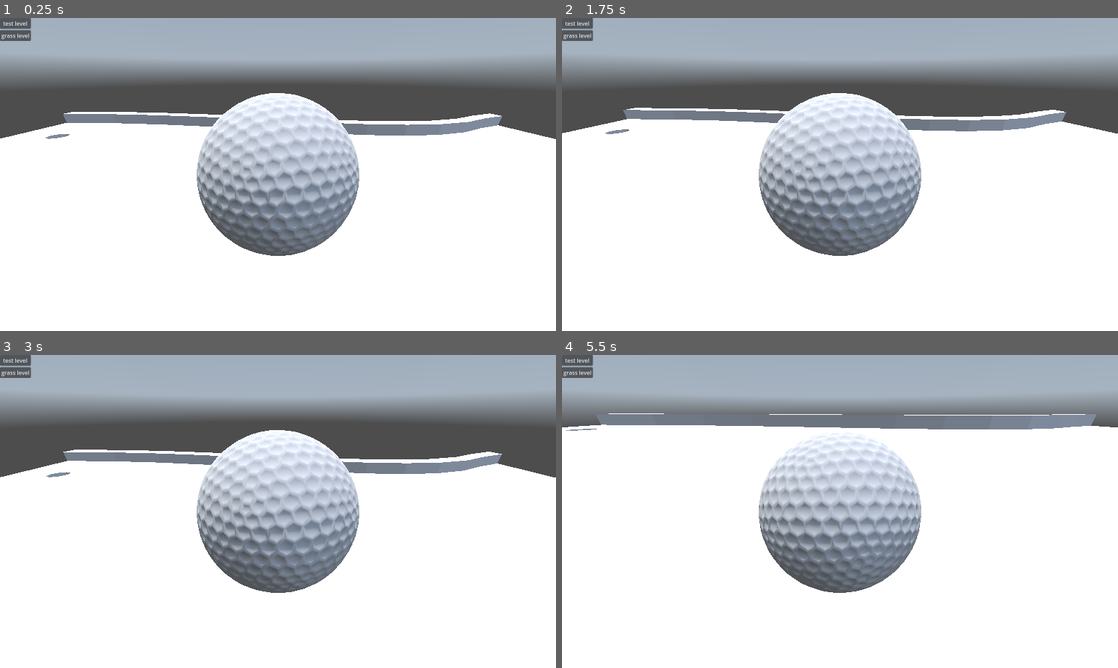
Above: before the commit, frames 1-4 (two rows, left to right).
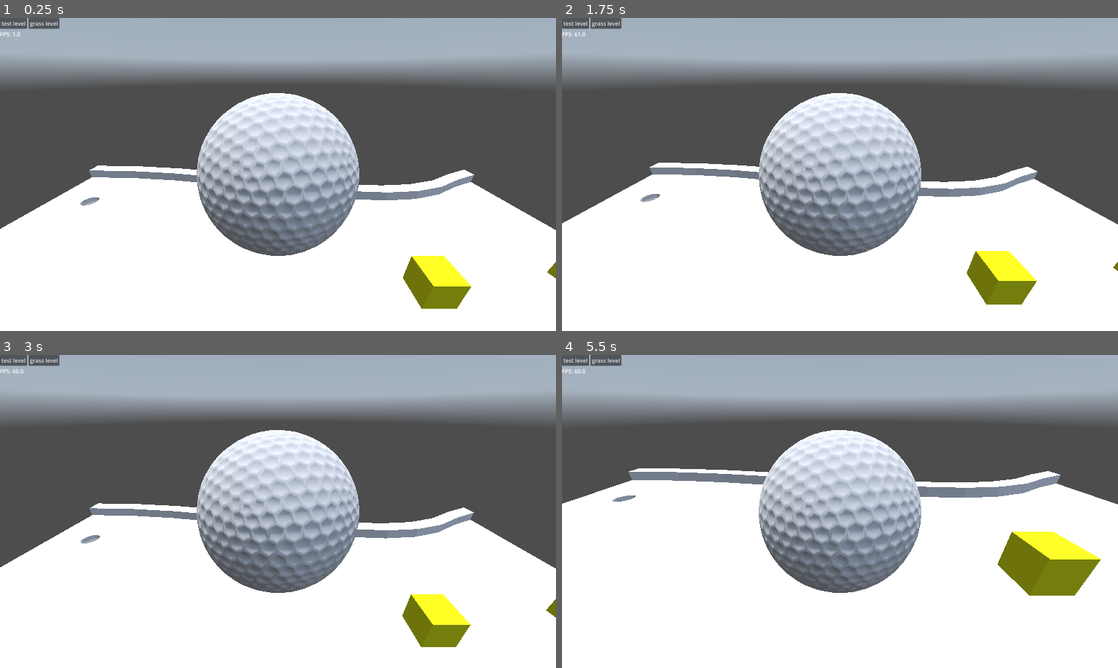
Above: after the commit, the same moments.

Repository: Felix754/godot-golf-game
Game: Godot game, scene res://Assets/Scenes/main.tscn
Same seed, same stepped clock (60 frames per second), same inputs: the game is played once before the commit and once after it. A sky picture missing from this copy of the repository is replaced by a grey-blue gradient.
Inputs (mouse positions are in pixels of both pictures, inside the frame that each line leads up to):
- Up to frame 1 (0.25 s): no input
- Up to frame 2 (1.75 s): click "test level" at 0.5 s; click "grass level" at 1.25 s
- Up to frame 3 (3 s): click "test level" at 2 s; click "grass level" at 2.75 s
- Up to frame 4 (5.5 s): click "test level" at 3.5 s; click "grass level" at 4.25 s; tap Enter at 5 s; move the mouse to (962, 495) at 5.02 s; tap Space at 5.1, 5.27 s; click (962, 495) at 5.17 s

The runs differ from the first frame. In frame 1, 19% of the frame differs, in the area x 0-100%, y 0-93%; in frame 2, 19%; in frame 3, 18%; in frame 4, 26%, in the area x 0-100%, y 0-77%.

Commit message:
New star collection mechanics, improved physics, and minor improvements
Physics:
-Implemented bounciness for different surfaces
-Removed unnecessary checks in check_surface()
-Minor changes to the structure of the check_surface() function
-Changed Physics Ticks per Second from 60 to 120 for better ball-object collision
-Fixed a bug with poor collisions

Mechanics:
-Added star collection mechanics
-Added functions for: finding stars in the level, removing stars after collection, and updating the collected stars counter

UI:
-Added an FPS counter to monitor scene load

Other:
-Minor changes to script code structure
-Reduced terminal output from golf_ball.gd for easier terminal analysis

Diff:
--- /dev/null
+++ b/golf/Assets/Scenes/check_star.tscn
@@ -0,0 +1,26 @@
+[gd_scene load_steps=5 format=3 uid="uid://bb2nmsg4wym8s"]
+
+[ext_resource type="Script" uid="uid://d3nxqlehapjg4" path="res://Assets/Scripts/check_star.gd" id="1_h21eq"]
+
+[sub_resource type="BoxShape3D" id="BoxShape3D_77g2t"]
+
+[sub_resource type="StandardMaterial3D" id="StandardMaterial3D_fv3b8"]
+albedo_color = Color(1, 1, 0, 1)
+
+[sub_resource type="BoxMesh" id="BoxMesh_h21eq"]
+
+[node name="Check_star" type="Node3D"]
+script = ExtResource("1_h21eq")
+
+[node name="Area3D" type="Area3D" parent="."]
+transform = Transform3D(10, 0, 0, 0, 10, 0, 0, 0, 10, 0, 0, 0)
+
+[node name="CollisionShape3D" type="CollisionShape3D" parent="Area3D"]
+shape = SubResource("BoxShape3D_77g2t")
+
+[node name="MeshInstance3D" type="MeshInstance3D" parent="."]
+transform = Transform3D(10, 0, 0, 0, 10, 0, 0, 0, 10, 0, 0, 0)
+material_override = SubResource("StandardMaterial3D_fv3b8")
+mesh = SubResource("BoxMesh_h21eq")
+
+[connection signal="body_entered" from="Area3D" to="." method="_on_area_3d_body_entered"]
--- a/golf/Assets/Scenes/main.tscn
+++ b/golf/Assets/Scenes/main.tscn
@@ -6,6 +6,8 @@
 [ext_resource type="PackedScene" uid="uid://km0jk5ouro1p" path="res://Assets/Scenes/hole.tscn" id="4_jjvhh"]
 [ext_resource type="Script" uid="uid://bdjq881ii2v15" path="res://Assets/Scripts/game_manager.gd" id="5_rvsrt"]
 [ext_resource type="Texture2D" uid="uid://xd3dcgaryd32" path="res://Assets/Textures/skybox.exr" id="6_nacht"]
+[ext_resource type="PackedScene" uid="uid://bb2nmsg4wym8s" path="res://Assets/Scenes/check_star.tscn" id="7_acsc0"]
+[ext_resource type="Script" uid="uid://d6cytvaixtqx" path="res://Assets/Scripts/fps_counter.gd" id="7_f8o6k"]
 
 [sub_resource type="PanoramaSkyMaterial" id="PanoramaSkyMaterial_acsc0"]
 panorama = ExtResource("6_nacht")
@@ -27,7 +29,7 @@
 transform = Transform3D(1, 0, 0, 0, 0.23005, 0.973179, 0, -0.973179, 0.23005, 0, 94.1379, 76.0383)
 
 [node name="golfBall" parent="." node_paths=PackedStringArray("camera") instance=ExtResource("2_bo1nx")]
-transform = Transform3D(1, 0, 0, 0, 1, 0, 0, 0, 1, 0.0113602, 33.7853, -0.0798435)
+transform = Transform3D(1, 0, 0, 0, 1, 0, 0, 0, 1, 0.0113602, 69.1776, -0.0798435)
 camera = NodePath("../Camera3D")
 
 [node name="Camera3D" type="Camera3D" parent="." node_paths=PackedStringArray("target")]
@@ -47,13 +49,14 @@
 [node name="UI" type="Control" parent="."]
 layout_mode = 3
 anchors_preset = 0
-offset_right = 40.0
-offset_bottom = 40.0
+offset_right = 1600.0
+offset_bottom = 900.0
 
 [node name="GridContainer" type="GridContainer" parent="UI"]
 layout_mode = 0
-offset_right = 40.0
-offset_bottom = 40.0
+offset_right = 1600.0
+offset_bottom = 900.0
+columns = 2
 
 [node name="Button_test" type="Button" parent="UI/GridContainer"]
 layout_mode = 2
@@ -63,5 +66,18 @@
 layout_mode = 2
 text = "grass level"
 
+[node name="FPS_counter" type="Label" parent="UI/GridContainer"]
+layout_mode = 2
+script = ExtResource("7_f8o6k")
+
+[node name="Check_star" parent="." instance=ExtResource("7_acsc0")]
+transform = Transform3D(1, 0, 0, 0, 1, 0, 0, 0, 1, -94.684, 16.6262, 35.1561)
+
+[node name="Check_star2" parent="." instance=ExtResource("7_acsc0")]
+transform = Transform3D(1, 0, 0, 0, 1, 0, 0, 0, 1, 0, 16.2039, 72.1838)
+
+[node name="Check_star3" parent="." instance=ExtResource("7_acsc0")]
+transform = Transform3D(1, 0, 0, 0, 1, 0, 0, 0, 1, -46.261, 15.4118, 33.9819)
+
 [connection signal="pressed" from="UI/GridContainer/Button_test" to="GameManager" method="_on_buttonChangetoTest_pressed"]
 [connection signal="pressed" from="UI/GridContainer/Button_grass" to="GameManager" method="_on_buttonChangetoGrass_pressed"]
--- /dev/null
+++ b/golf/Assets/Scripts/check_star.gd
@@ -0,0 +1,14 @@
+extends Node3D
+
+class_name Check_star
+
+signal star_collected
+
+func _ready():
+	add_to_group("stars")  # Ensure the star is in the correct group
+
+func _on_area_3d_body_entered(body):
+	if body is GolfBall:
+		print("Star collected!")  # Debug message
+		star_collected.emit()
+		queue_free() # Delete star
--- /dev/null
+++ b/golf/Assets/Scripts/fps_counter.gd
@@ -0,0 +1,7 @@
+extends Label
+
+func _process(delta):
+	text = "FPS: " + str(Engine.get_frames_per_second())
+
+#Using Device #0: NVIDIA - NVIDIA GeForce RTX 3060 Laptop GPU
+# avarage 75 FPS
--- a/golf/Assets/Scripts/game_manager.gd
+++ b/golf/Assets/Scripts/game_manager.gd
@@ -1,15 +1,42 @@
 extends Node
 
+# Reference to the hole object
 @onready var hole: Node3D = $"../Hole" as Hole
 
+# Star counters
+var total_stars: int = 0  # Total stars in the level
+var collected_stars: int = 0  # Number of collected stars
+
+# Called when the scene loads
 func _ready():
-	hole.level_won.connect(on_level_won)
+	await get_tree().process_frame  # Delay to ensure all nodes are initialized
+	hole.level_won.connect(on_level_won)  # Subscribe to level completion event
 
+	find_and_subscribe_stars()  # Find and subscribe to star events
 
+# Function to find all stars in the level
+func find_and_subscribe_stars():
+	var stars = get_tree().get_nodes_in_group("stars")  # Get all objects in the "stars" group
+	total_stars = stars.size()  # Store total count
+
+	# Subscribe to each star's collected event
+	for star in stars:
+		star.star_collected.connect(on_star_collected)
+
+	print("Total stars on level:", total_stars)
+
+# Called when a star is collected
+func on_star_collected():
+	collected_stars += 1
+	print("Collected %d/%d stars" % [collected_stars, total_stars])
+
+# Called when the level is won
 func on_level_won():
 	print("LEVEL WON")
 
+# Button functions to change levels
 func _on_buttonChangetoTest_pressed():
 	get_tree().change_scene_to_file("res://Assets/Scenes/main.tscn")
+
 func _on_buttonChangetoGrass_pressed():
-	get_tree().change_scene_to_file("res://Assets/Scenes/main.tscn") # todo: replace with new grass level
+	get_tree().change_scene_to_file("res://Assets/Scenes/main.tscn") # TODO: replace with new grass level
--- a/golf/Assets/Scripts/golf_ball.gd
+++ b/golf/Assets/Scripts/golf_ball.gd
@@ -1,18 +1,23 @@
 extends RigidBody3D
 class_name GolfBall
 
+# Variables for hit force
 @export var max_force: float = 400.0  # Maximum hit force
 @export var min_force: float = 10.0   # Minimum hit force
-@export var charge_time: float = 2.0  # Full charge time (seconds)
-@export var camera: Camera3D
-@export var cooldown_time: float = 2.0  # Cooldown time after hit
+@export var charge_time: float = 2.0  # Time required for full charge
+@export var camera: Camera3D  # Camera used to determine the hit direction
+@export var cooldown_time: float = 2.0  # Cooldown time after a hit
 
+# Variables for controlling charging and hits
 var can_push: bool = true
 var charging: bool = false
-var charge_amount: float = min_force  # Initial charge level
-var friction_factor: float = 1.0  # Friction factor for the surface
+var charge_amount: float = min_force  # Current charge level
 
-# Friction coefficients for different types of surfaces
+# Physical properties
+var friction_factor: float = 1.0  # Surface friction factor
+var bounciness: float = 0.5  # Surface bounce factor
+
+# Friction table for different surfaces
 var friction_table = {
 	0.1: 0.995,  # Ice – very low friction
 	0.3: 0.9,    # Grass – slightly lower friction
@@ -20,87 +25,100 @@
 	1.0: 0.88    # Sand – softer braking
 }
 
+# Bounciness table for different surfaces
+var bounce_table = {
+	0.1: 0.8,  # Ice – quite bouncy
+	0.3: 0.3,  # Grass – soft bounce
+	0.5: 0.5,  # Concrete – moderate bounce
+	1.0: 0.05,  # Sand – almost no bounce
+	99.0: 1.0  # TODO: Very bouncy surface (for future surface implementations)
+}
+
 func _ready():
+	#continuous_cd = true  # Enable continuous collision detection (CCD)
+
+	# Timer for periodically checking the surface
 	var timer = Timer.new()
-	timer.wait_time = 0.1  # Timer interval for checking surface
+	timer.wait_time = 0.1
 	timer.autostart = true
-	timer.timeout.connect(check_surface)  # Connect surface check function to the timer
+	timer.timeout.connect(check_surface)
 	add_child(timer)
 
+# Handling input events
 func _input(event):
-	# Start charging when the space key is pressed
 	if event is InputEventKey and event.keycode == KEY_SPACE:
 		if event.pressed and can_push and not charging:
 			charging = true
-			charge_amount = min_force  # Reset charge before starting a new charge
-			print("Charging started")
+			charge_amount = min_force
+			print("Charging started")  # Start charging
 
-		# Hit when space key is released
 		elif not event.pressed and charging:
 			charging = false
-			push_towards_camera()  # Apply the force towards the camera's direction
+			push_towards_camera()  # Hit the ball
 			can_push = false
-			await get_tree().create_timer(cooldown_time).timeout  # Wait for cooldown before next hit
+			await get_tree().create_timer(cooldown_time).timeout
 			can_push = true
 
+# Update charge amount in _process
 func _process(delta):
-	# Increase hit force while charging
 	if charging:
-		var charge_rate = (max_force - min_force) / charge_time  # Calculate charge rate based on time
-		charge_amount = min(charge_amount + charge_rate * delta, max_force)  # Clamp the charge to the maximum force
-		print("Charging... Current force:", charge_amount)  # Print the charging progress
+		var charge_rate = (max_force - min_force) / charge_time
+		charge_amount = min(charge_amount + charge_rate * delta, max_force)
 
+# Applies impulse to the ball towards the camera's direction
 func push_towards_camera():
 	if not camera:
 		return
 
-	var direction = (global_transform.origin - camera.global_transform.origin).normalized()  # Get direction towards camera
-	direction.y = 0  # Ignore vertical direction
-	direction = direction.normalized()  # Normalize direction to avoid large force
+	var direction = (global_transform.origin - camera.global_transform.origin).normalized()
+	direction.y = 0
+	direction = direction.normalized()
 
-	apply_central_impulse(direction * charge_amount)  # Apply the calculated force to the ball
-	print("Ball hit with force:", charge_amount)  # Print the hit force
+	apply_central_impulse(direction * charge_amount)
+	print("Ball hit with force:", charge_amount)
 
+# Physics processing
 func _physics_process(delta):
-	check_surface()  # Check the surface friction during each physics frame
-	# The slower the ball, the less braking effect there is
+	check_surface()
 
-	# Get the damping factor from the friction factor
+	# Apply frictional damping
 	var damping = 1.0 - (friction_factor * delta * 5.0)
-	linear_velocity.x *= max(0.0, damping)  # Apply damping to X velocity
-	linear_velocity.z *= max(0.0, damping)  # Apply damping to Z velocity
+	linear_velocity.x *= max(0.0, damping)
+	linear_velocity.z *= max(0.0, damping)
 
-	if linear_velocity.length() < 0.05:  # Stop the ball if the velocity is too small
+	# Stop the ball if it's moving too slowly
+	if linear_velocity.length() < 0.05:
 		linear_velocity = Vector3.ZERO
 
-# Surface detection logic
-var previous_friction_factor: float = -1.0  # Store previous friction factor to detect changes
+# Previous values for friction and bounciness
+var previous_friction_factor: float = -1.0
+var previous_bounciness: float = -1.0
 
+# Function to determine the surface under the ball
 func check_surface():
 	var space_state = get_world_3d().direct_space_state
 	var from = global_transform.origin
-	var to = from - Vector3(0, 5, 0)  # Raycast downwards to detect surface
+	var to = from - Vector3(0, 5, 0)
 
 	var query = PhysicsRayQueryParameters3D.create(from, to)
-	query.collide_with_areas = false  # Ignore areas (for performance)
-	query.collide_with_bodies = true  # Detect collisions with bodies
+	query.collide_with_areas = false
+	query.collide_with_bodies = true
 
-	var result = space_state.intersect_ray(query)  # Perform the raycast
+	var result = space_state.intersect_ray(query)
 
-	if result:
-		if result.has("collider"):
-			var collider = result["collider"]
-			if collider is StaticBody3D and collider.physics_material_override:
-				var material = collider.physics_material_override
-				friction_factor = material.friction  # Get friction from the surface's physics material
-			else:
-				friction_factor = 0.0  # No friction if the surface doesn't have a material
-		else:
-			friction_factor = 0.0  # No friction if no surface is detected
-	else:
-		friction_factor = 0.0  # No friction if raycast hits nothing
+	if result.has("collider") and result["collider"] is StaticBody3D:
+		var material = result["collider"].physics_material_override
+		if material:
+			var raw_friction = material.friction
 
-	# Print a message only if the friction factor has changed
+			# Round friction coefficient
+			friction_factor = snapped(raw_friction, 0.1)
+			bounciness = bounce_table.get(friction_factor, 0.5)
+
+			# Update ball material
+			physics_material_override.bounce = bounciness
+
+	# Print updated values if they have changed
 	if friction_factor != previous_friction_factor:
-		print("Friction factor changed:", friction_factor)  # Log the friction change
-		previous_friction_factor = friction_factor  # Update the previous friction factor
+		print("Friction factor changed:", friction_factor, "| Bounciness:", bounciness)
+		previous_friction_factor = friction_factor
--- a/golf/Assets/Scripts/hole.gd
+++ b/golf/Assets/Scripts/hole.gd
@@ -6,4 +6,5 @@
 
 
 func _on_area_3d_body_entered(body):
-	level_won.emit()
+	if body is GolfBall:
+		level_won.emit()
--- a/golf/project.godot
+++ b/golf/project.godot
@@ -30,4 +30,5 @@
 
 [physics]
 
+common/physics_ticks_per_second=120
 3d/physics_engine="GodotPhysics3D"
Not shown: 1 places in golf/Assets/Scenes/main.tscn that only renumber resources
Not shown, added: golf/Assets/Scripts/check_star.gd.uid
Not shown, added: golf/Assets/Scripts/fps_counter.gd.uid
